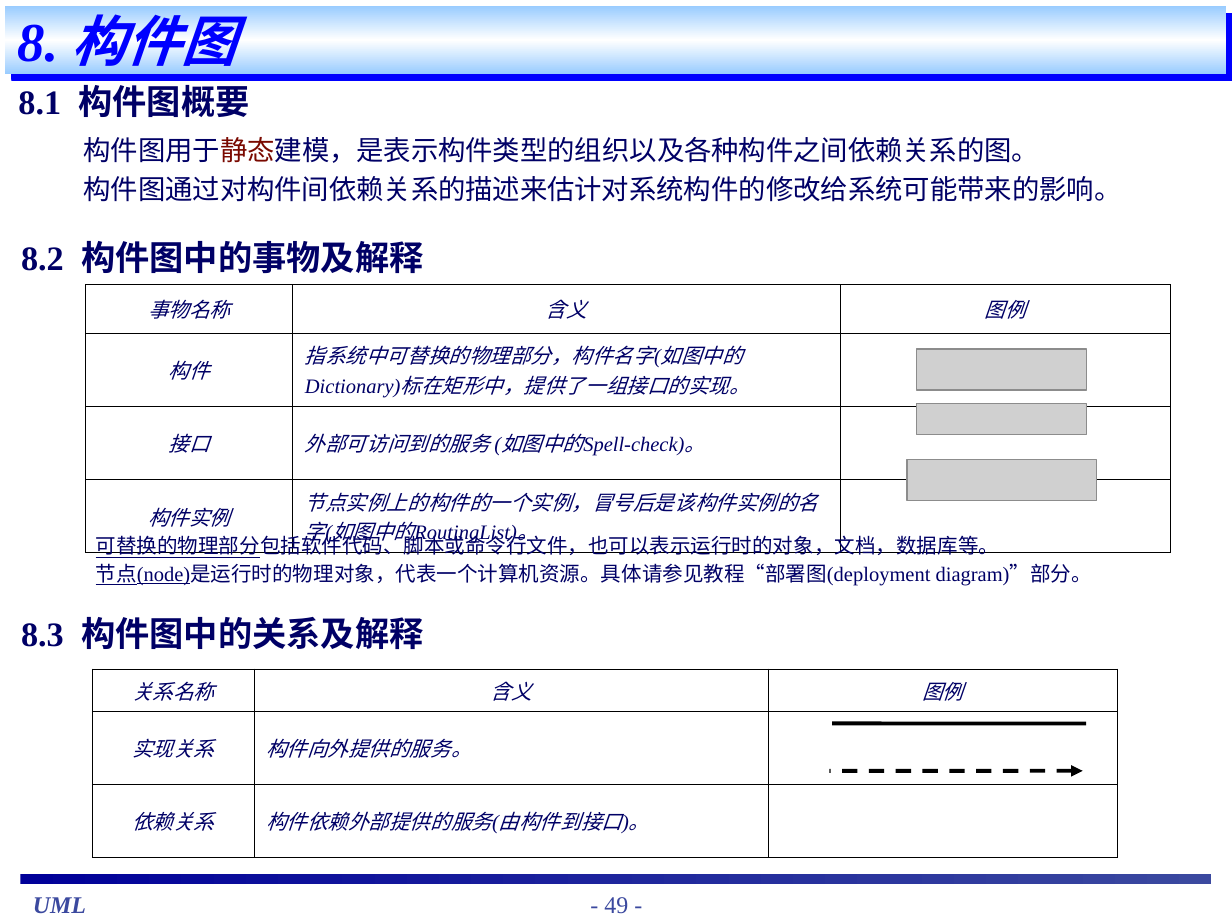
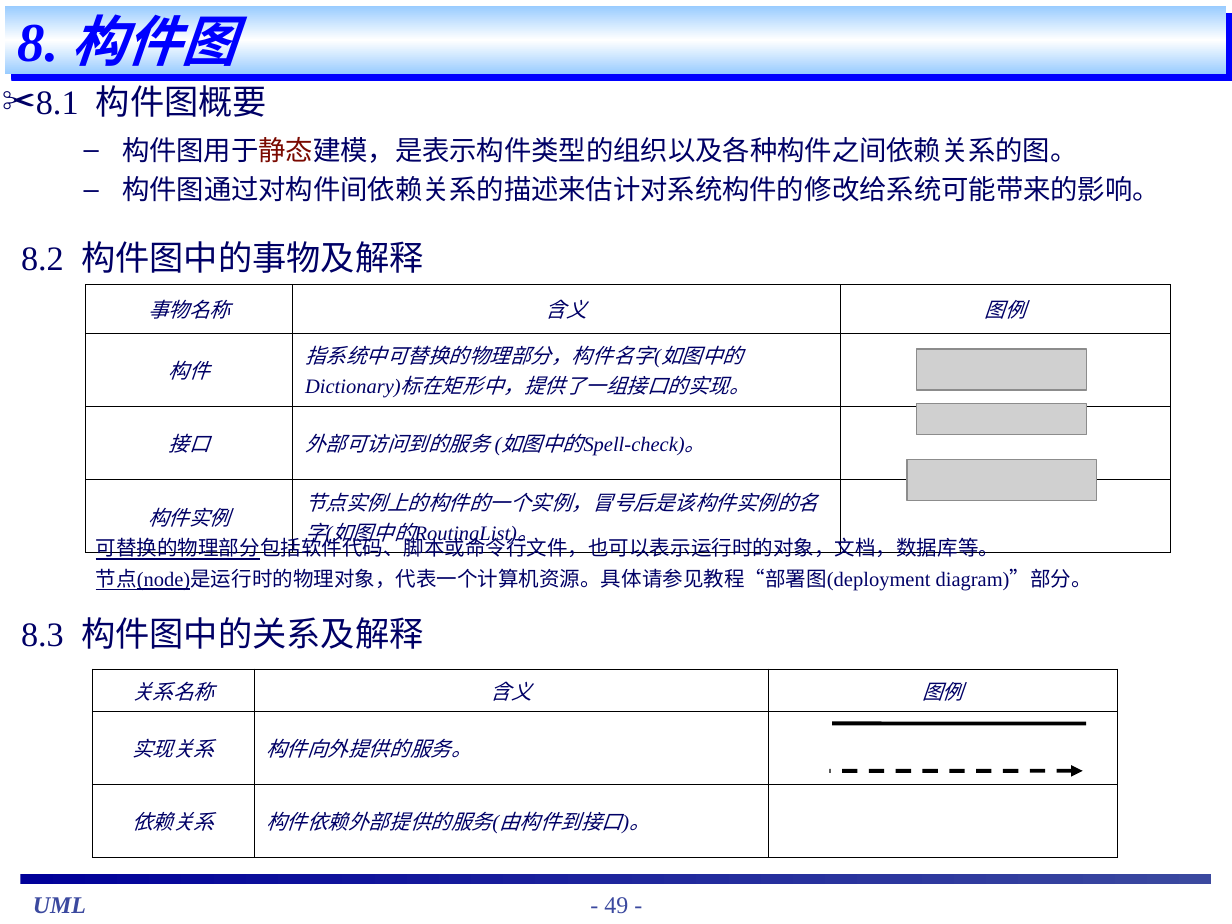
Before and after one commit to hfpf/Note, a slide deck: slide 49 of UML/staruml_教程.ppt. Drawn at 1232x924 pixels with LibreOffice and Linux fonts; fonts in the diff are those of the drawing; grey boxes stand for pictures. Boxes give left, top, right and bottom in pixels: in the first picture for what was removed or moved away, otherwise in the second. Text is boxed around its words. In the diff, an @@ line names an element or a change of style, - is before the commit and + after.

```diff
--- a/UML/staruml_教程.ppt
+++ b/UML/staruml_教程.ppt
@@ text "8.1 构件图概要" moved from (x1=18, y1=80, x2=249, y2=117) to (x1=36, y1=80, x2=267, y2=117) @@
@@ text "8.1 构件图概要" at (x1=36, y1=80, x2=267, y2=117): bold off; bullet none to ✂ @@
@@ text "构件图用于静态建模，是表示构件类型的组织以及各种构件之间依赖关系的图。" at (x1=122, y1=137, x2=1160, y2=202): bullet none to – @@
@@ text "8.2 构件图中的事物及解释" at (x1=21, y1=241, x2=424, y2=273): bold off @@
@@ text "可替换的物理部分包括软件代码、脚本或命令行文件，也可以表示运行时的对象，文档，数据库等。" at (x1=96, y1=535, x2=1092, y2=591): line spacing 0.7 to 0.8; line spacing 0.95 to 1.05 @@
@@ text "8.3 构件图中的关系及解释" at (x1=21, y1=617, x2=424, y2=649): bold off @@
```
Also in this commit, not shown: 45 other slides changed.
